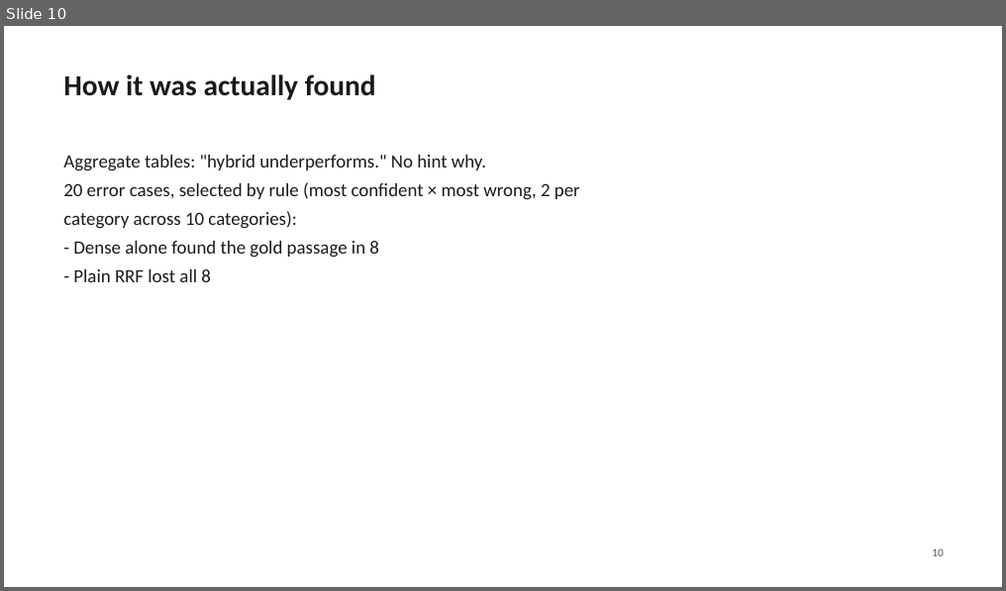
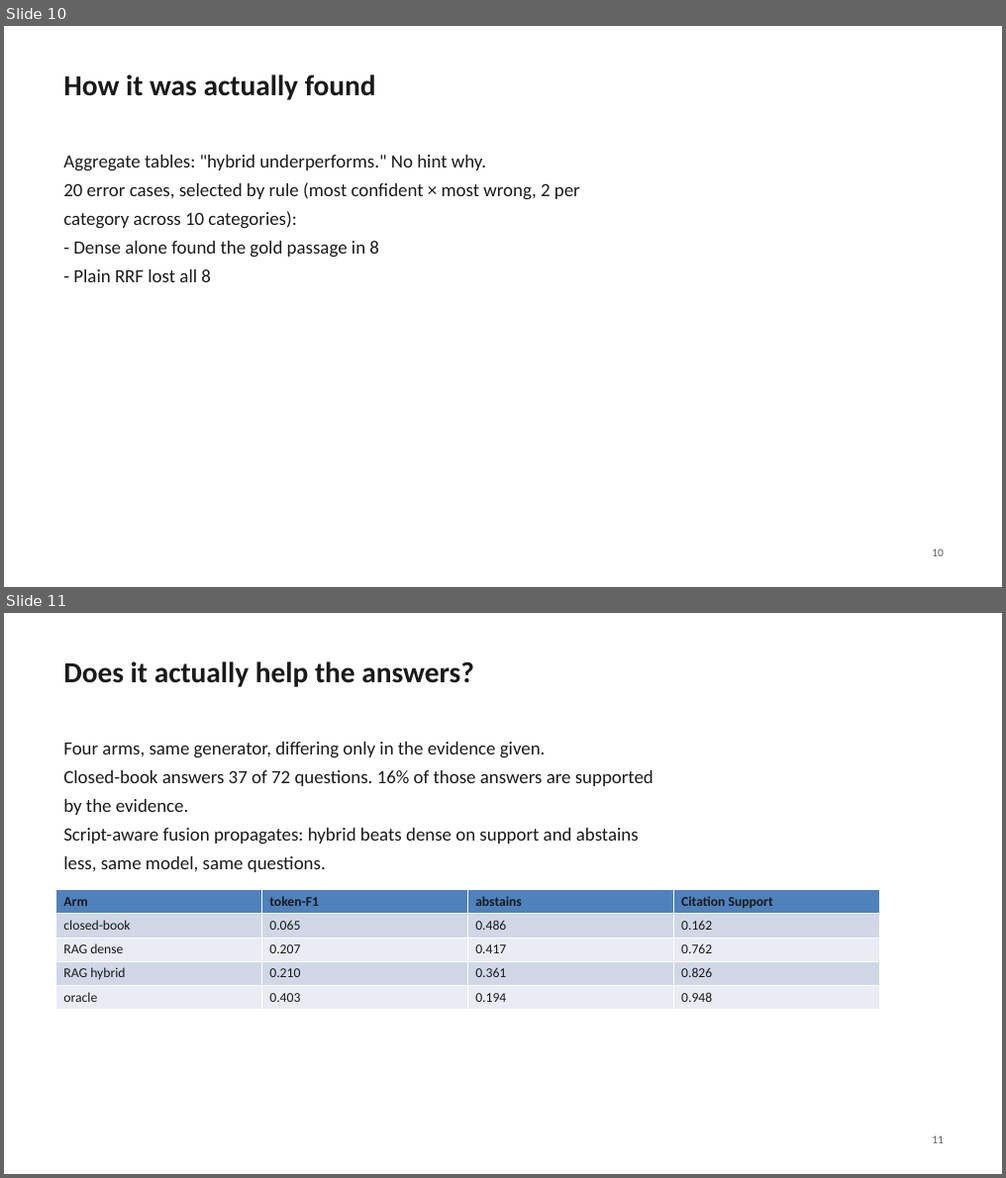
Before and after one commit to dhruvv1402/IndicRAG-QA, a slide deck: paper/IndicRAG-QA-slides.pptx. Shown one above the other, each under a label of ours: slide 10 before the commit, slides 10 and 11 after it. The pictures are 1006x591 and 1006x1178 pixels, drawn with LibreOffice and Linux fonts; fonts in the diff are those of the drawing. Boxes give left, top, right and bottom in pixels: in the first picture for what was removed or moved away, otherwise in the second. Text is boxed around its words. In the diff, an @@ line names an element or a change of style, - is before the commit and + after.

Commit message:
Add the Module 4 slides
Two slides, because the result has two halves and only showing the first
would be a sales pitch. Slide 11 is H3 -- citation support 0.162
closed-book against 0.826 with fusion, on identical questions with an
identical generator. Slide 12 is the decomposition that qualifies it:
retrieval error 0.193, generation error 0.597, so our own contribution
improves the smaller of the two.

The cut list names 12 as the one never to drop, which needed fixing
after renumbering moved it into the position the old list said to cut.

Deck is 16 slides for about 14 minutes.

```diff
--- a/paper/IndicRAG-QA-slides.pptx
+++ b/paper/IndicRAG-QA-slides.pptx
@@ slide 11 added at (4, 613, 1002, 1174), background #FFFFFF @@
@@ text added at (63, 662, 474, 687), 28 pt, text #1A1A1A, bold @@
+Does it actually help the answers?
@@ text added at (63, 742, 653, 872), 18 pt, text #1A1A1A @@
+Four arms, same generator, differing only in the evidence given.
+Closed-book answers 37 of 72 questions. 16% of those answers are supported
+by the evidence.
+Script-aware fusion propagates: hybrid beats dense on support and abstains
+less, same model, same questions.
@@ table added at (56, 890, 880, 1010), 5 rows, 4 columns @@
+Arm | token-F1 | abstains | Citation Support
+closed-book | 0.065 | 0.486 | 0.162
+RAG dense | 0.207 | 0.417 | 0.762
+RAG hybrid | 0.210 | 0.361 | 0.826
+oracle | 0.403 | 0.194 | 0.948
@@ text added at (932, 1136, 944, 1144), 11 pt, text #5A5A5A @@
+11
```
Also in this commit, not shown: 4 slides changed, 1 other slide added, 1 other file.
